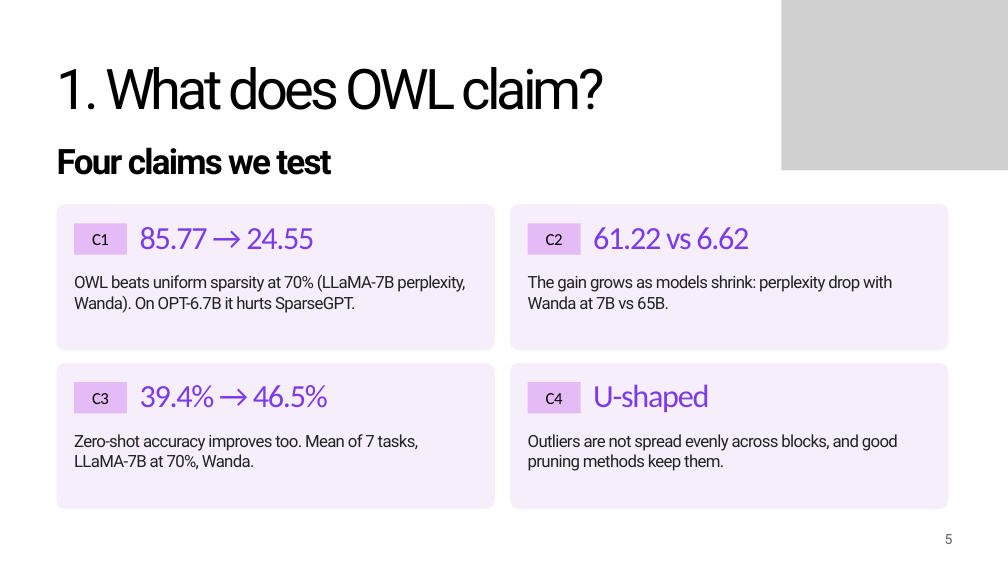
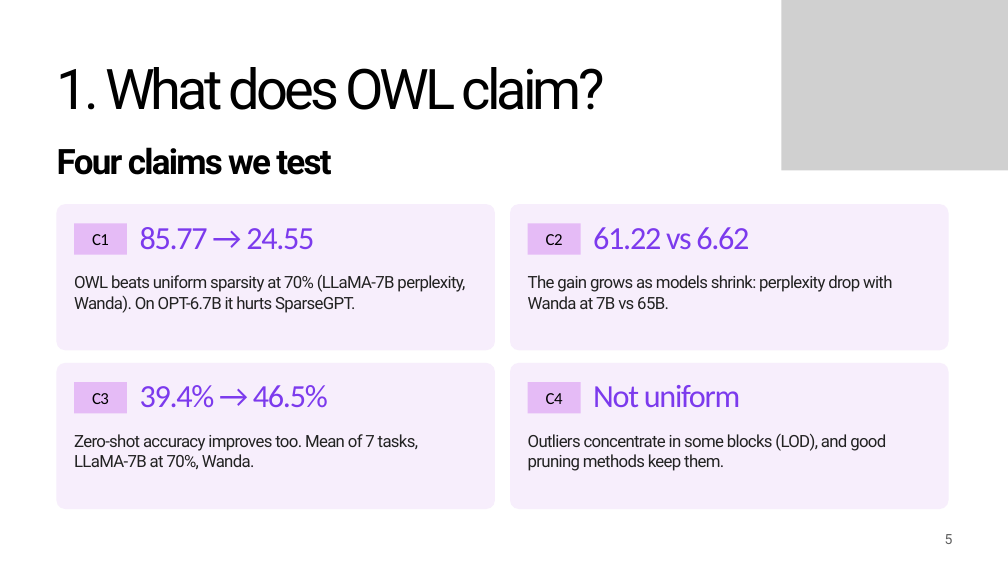
Before and after one commit to khangpt2k6/NLP_CLASS, a slide deck: slide 5 of presentation/ProjectPresentation_TKP-XGHN.pptx. Drawn at 1008x567 pixels with LibreOffice and Linux fonts; fonts in the diff are those of the drawing; grey boxes stand for pictures; background and template pictures are left out. Boxes give left, top, right and bottom in pixels: in the first picture for what was removed or moved away, otherwise in the second. Text is boxed around its words. In the diff, an @@ line names an element or a change of style, - is before the commit and + after.

```diff
--- a/presentation/ProjectPresentation_TKP-XGHN.pptx
+++ b/presentation/ProjectPresentation_TKP-XGHN.pptx
@@ text at (x1=593, y1=385, x2=740, y2=407): text changed @@
-U-shaped
+Not uniform
@@ text at (x1=528, y1=433, x2=886, y2=471): text changed @@
-Outliers are not spread evenly across blocks, and good pruning methods keep them.
+Outliers concentrate in some blocks (LOD), and good pruning methods keep them.
```
Also in this commit, not shown: 8 other slides changed, 18 other files.
